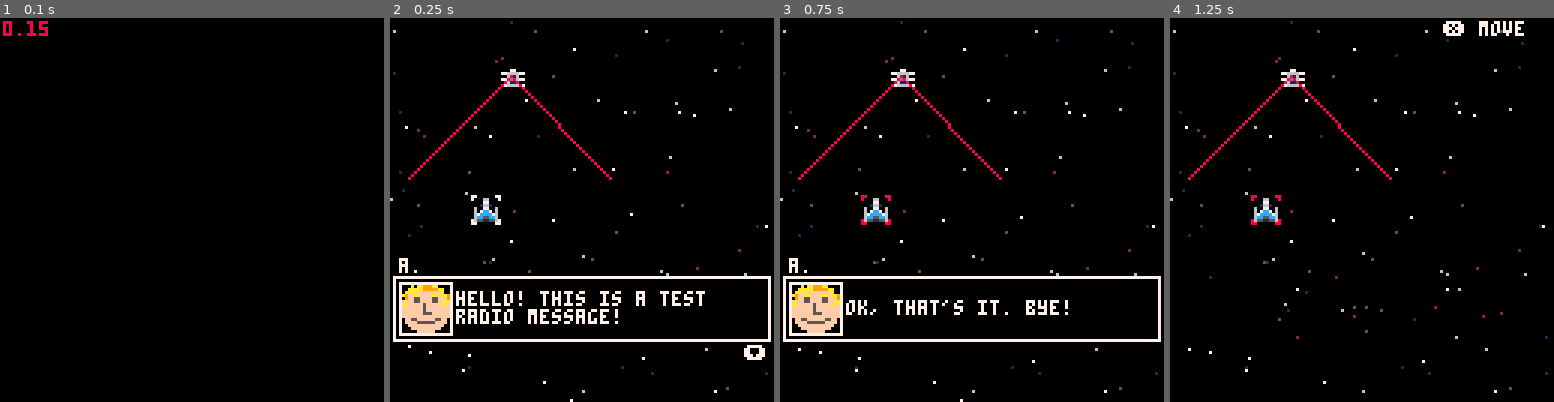
Above: before the commit, frames 1-4 (left to right).
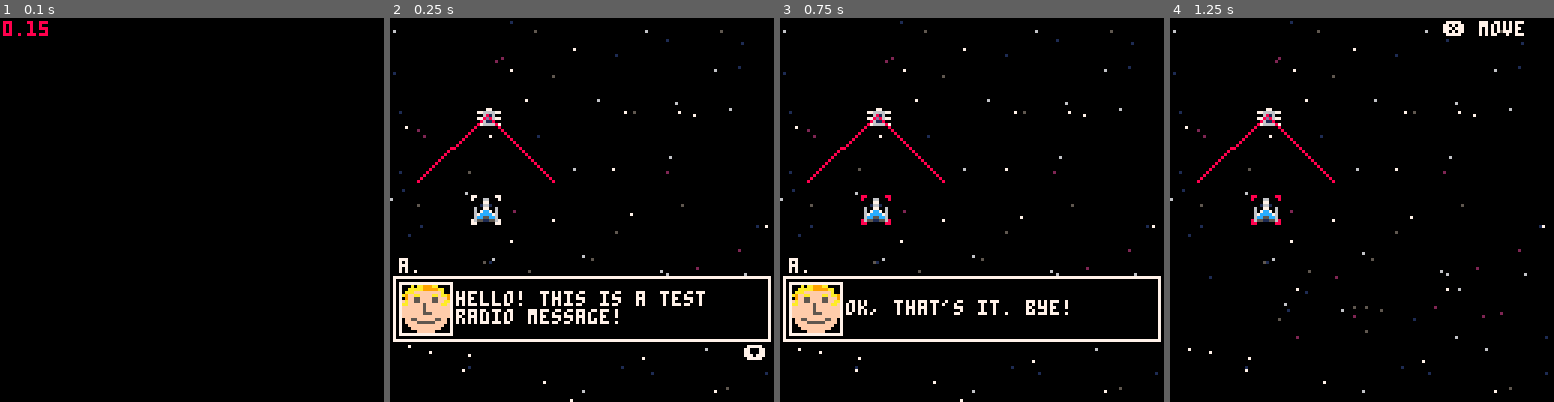
Above: after the commit, the same moments.

Repository: karjona/ondatra
Game: PICO-8 cartridge ondatra.p8
Same seed, same stepped clock (60 frames per second), same inputs: the game is played once before the commit and once after it.
Inputs:
- Up to frame 1 (0.1 s): no input
- Up to frame 2 (0.25 s): no input
- Up to frame 3 (0.75 s): tap X (X key) at 0.33 s; tap O (Z key) at 0.7 s
- Up to frame 4 (1.25 s): tap X (X key) at 1.07 s

Frame 1 is identical in both runs. In frame 2, 1.0% of the frame differs, in the area x 4-58%, y 13-43%; in frame 3, 1.0%; in frame 4, 1.0%.

Commit message:
Refactor enemy ship movement and shooting functions

Diff:
--- a/src/entities/enemy.lua
+++ b/src/entities/enemy.lua
@@ -1,31 +1,43 @@
-function move_enemy(ship)
+function enemy_move(ship)
   if t() % 2 == 0 then
-    search_player_ship(ship)
+    local potential_targets = search_player_ship(ship)
     log("enemy moved")
   end
 end
 
-function shoot_enemy(ship)
-  log("enemy shoot!")
+function enemy_shoot(ship)
+  log("enemy shot!")
   ship.has_shot = true
 end
 
 function search_player_ship(ship)
-  -- the goal of this function is to see if there are player
-  -- ships in range of this enemy ship
-
-  -- player ships are in range when these conditions are met:
-  -- distance from enemy ship is <= 48
-  -- angle from enemy ship is +- 45 degrees
-
   -- get all player ships
   local player_ships = get_player_ships()
+  local potential_targets = {}
 
   -- for each player ship, check if it is in range
   for i, player_ship in ipairs(player_ships) do
     -- get distance from enemy ship to player ship
     log("player ship: " .. player_ship.x .. ", " .. player_ship.y)
-    local distance = get_distance(ship, player_ship)
+
+    --[[
+      - si esa nave del jugador está a más de el máximo movimiento + el máximo rango de
+      - disparo, esa nave ya no es potencial objetivo
+
+      - si esa nave del jugador está a +- 136º de la nave enemiga, esa nave ya no es
+      - potencial objetivo
+
+      - para todos los demás casos, calcular si alguno de los posibles movimientos que puede
+      - efectuar la nave, la ponen en rango de disparo de la nave del jugador
+    ]]
+
+    local distance = get_ships_distance(ship, player_ship)
+    log("distance: " .. distance)
+    local max_distance = ship.max_speed * 8 + ship.max_range * 8
+    if distance <= max_distance then
+    end
+
+    --[[
     if distance <= 36 then
       log("player ship in range: " .. distance)
       -- check if in correct angle
@@ -38,15 +50,17 @@
     elseif distance <= 70 then
       log("not in range but potentially in range if moving towards it")
     end
+    --]]
   end
 
   log("moving speed 1 straight")
   local move_end = calc_move_end_position(ship, "straight", 1)
   move_ship(ship, move_end.x, move_end.y, move_end.angle)
+  log("ship moved to: " .. ship.x .. ", " .. ship.y)
 
   -- no player ships are in range, return false
   --log("no player ships in range")
-  return false
+  return potential_targets
 end
 
 function get_player_ships()
@@ -59,7 +73,7 @@
   return player_ships
 end
 
-function get_distance(ship1, ship2)
+function get_ships_distance(ship1, ship2)
   -- get the distance between two ships
   local x1 = ship1.x
   local y1 = ship1.y
--- a/src/entities/ship.lua
+++ b/src/entities/ship.lua
@@ -16,8 +16,8 @@
   end
 
   if model == "creature" then
-    x = 40
-    y = rnd(20) + 8
+    x = 32
+    y = 32
     initiative = 20
     angle = 180
   end
@@ -44,7 +44,8 @@
     max_shield = 0,
     energy = 100,
     max_energy = 100,
-    max_speed = 4
+    max_speed = 4,
+    max_range = 4
   }
 
   add(entities, myship)
--- a/src/scenes/battle.lua
+++ b/src/scenes/battle.lua
@@ -83,11 +83,11 @@
   if not moving_ships then
     if selected_ship.owner != "player" then
       if battle_phase == "movement" then
-        move_enemy(selected_ship)
+        enemy_move(selected_ship)
       end
 
       if battle_phase == "shoot" then
-        shoot_enemy(selected_ship)
+        enemy_shoot(selected_ship)
       end
     end
   end
--- a/src/utilities/shots.lua
+++ b/src/utilities/shots.lua
@@ -16,17 +16,15 @@
   return normalized_angle
 end
 
-function calc_range_vertices(ship, range)
+function calc_range_vertices(ship)
   local x = ship.x
   local y = ship.y
+  local range = ship.max_range * 8
 
   local angle = normalize_angle(ship.angle)
 
   local a1 = (angle % 360 - 45) / 360
   local a2 = (angle % 360 + 45) / 360
-  if range == nil then
-    range = 48
-  end
 
   local x1 = range * cos(a1) + x
   local y1 = range * sin(a1) + y
